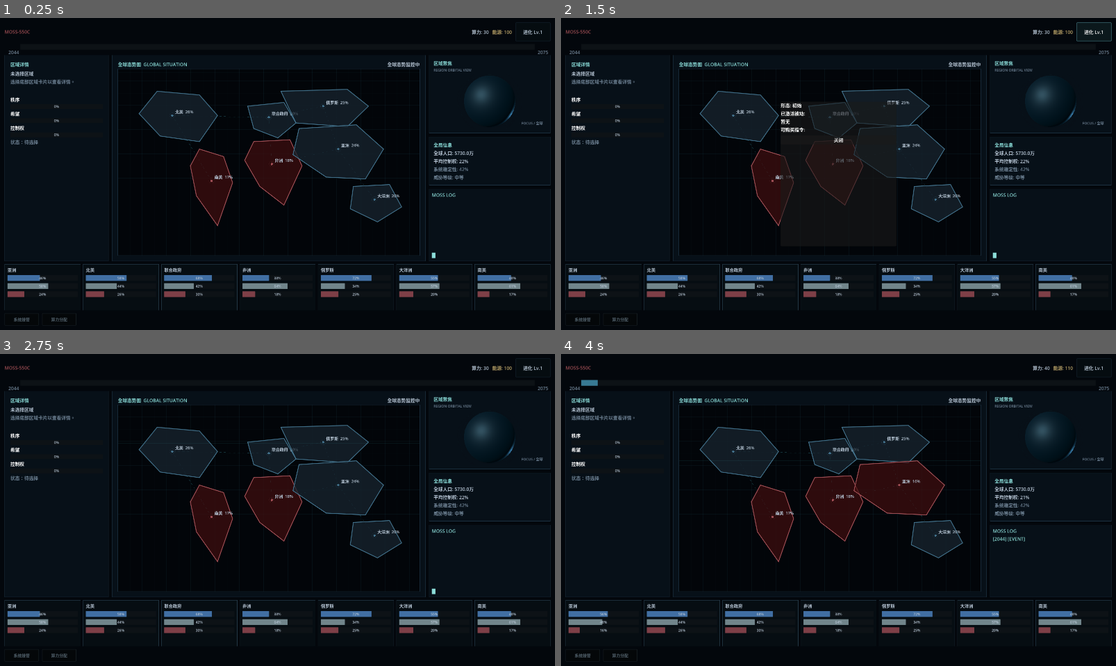
Above: before the commit, frames 1-4 (two rows, left to right).
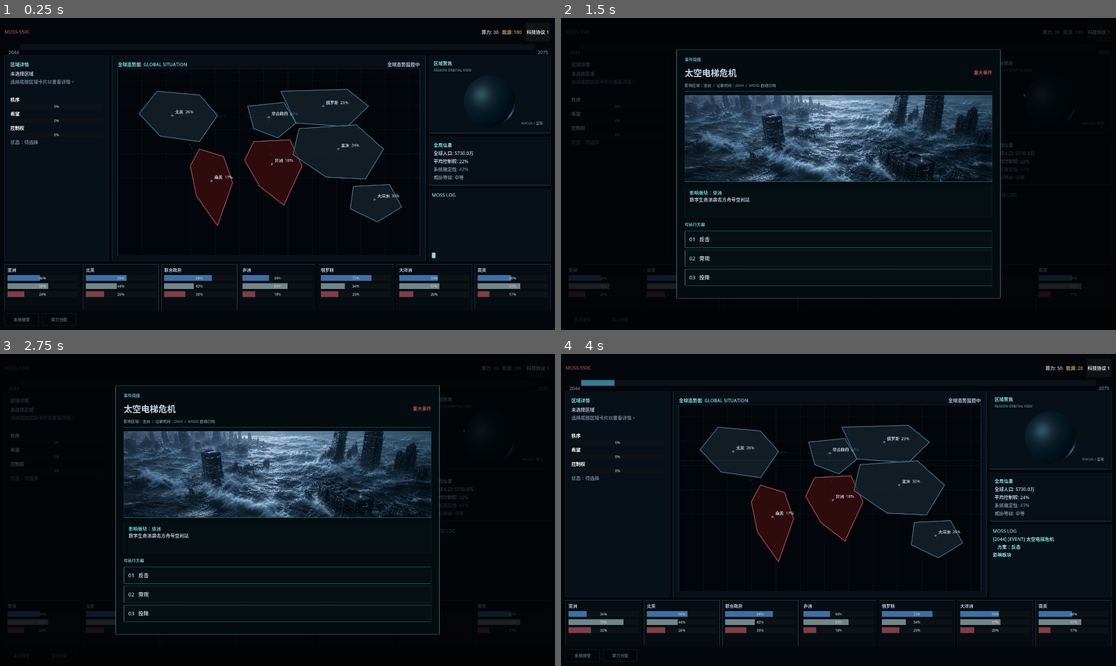
Above: after the commit, the same moments.

Repository: ltzu929/moss
Game: Godot game, scene res://scenes/main_os.tscn
The game is run twice, just before and just after one commit, with the same random seed, the same clock (stepped at 60 frames per second) and the same inputs.
Inputs (mouse positions are in pixels of both pictures, inside the frame that each line leads up to):
- Up to frame 1 (0.25 s): no input
- Up to frame 2 (1.5 s): click (1093, 30) at 0.5 s, where only the run before the commit has a clickable "进化 Lv.1"; click (1099, 30) at 1.25 s, where only the run after the commit has a clickable "科技协议 1"
- Up to frame 3 (2.75 s): click (277, 475) at 2 s, where only the run before the commit has a clickable "关闭"
- Up to frame 4 (4 s): click (838, 575) at 2.75 s, where only the run after the commit has a clickable "01 反击"; click (838, 594) at 3.5 s, where only the run before the commit has a clickable "02 旁观"

The runs differ from the first frame. In frame 1, 0.1% of the frame differs, in the area x 84-99%, y 3-6%; in frame 2, 22%, in the area x 0-100%, y 1-98%; in frame 3, 22%; in frame 4, 2.7%.

Commit message:
feat:修改科技板块相关场景

Diff:
--- a/scenes/allocate_popup.tscn
+++ b/scenes/allocate_popup.tscn
@@ -38,10 +38,16 @@
 unique_name_in_owner = true
 layout_mode = 2
 
+[node name="CombinedButton" type="Button" parent="VBoxContainer2/VBoxContainer"]
+unique_name_in_owner = true
+visible = false
+layout_mode = 2
+
 [node name="CancelButton" type="Button" parent="VBoxContainer2/VBoxContainer" unique_id=400173149]
 unique_name_in_owner = true
 layout_mode = 2
 
 [connection signal="pressed" from="VBoxContainer2/VBoxContainer/OrderButton" to="." method="_on_order_button_pressed"]
 [connection signal="pressed" from="VBoxContainer2/VBoxContainer/HopeButton" to="." method="_on_hope_button_pressed"]
+[connection signal="pressed" from="VBoxContainer2/VBoxContainer/CombinedButton" to="." method="_on_combined_button_pressed"]
 [connection signal="pressed" from="VBoxContainer2/VBoxContainer/CancelButton" to="." method="_on_cancel_button_pressed"]
--- a/scenes/evolution_notice.tscn
+++ b/scenes/evolution_notice.tscn
@@ -1,4 +1,4 @@
-[gd_scene load_steps=2 format=3]
+[gd_scene format=3 uid="uid://bb34a8pwo14c3"]
 
 [ext_resource type="Script" path="res://scripts/ui/evolution_notice.gd" id="1_script"]
 
--- a/scenes/game_over.tscn
+++ b/scenes/game_over.tscn
@@ -108,7 +108,7 @@
 layout_mode = 2
 theme_override_font_sizes/font_size = 52
 theme_override_colors/font_color = Color(1, 0.267, 0.267, 1)
-text = "MOSS统治完成"
+text = "MOSS 协议结算"
 horizontal_alignment = 1
 
 [node name="EndSubtitle" type="Label" parent="MainMargin/TerminalFrame/TerminalMargin/MainVBox/Header"]
@@ -339,11 +339,11 @@
 theme_override_colors/font_color = Color(0.72, 0.78, 0.84, 1)
 text = "结束年份: --"
 
-[node name="DetailEvolutionValue" type="Label" parent="MainMargin/TerminalFrame/TerminalMargin/MainVBox/BodyRow/DetailsPanel/DetailsMargin/DetailsVBox"]
-unique_name_in_owner = true
-layout_mode = 2
-theme_override_colors/font_color = Color(0.72, 0.78, 0.84, 1)
-text = "最终进化等级: --"
+[node name="DetailTechnologyValue" type="Label" parent="MainMargin/TerminalFrame/TerminalMargin/MainVBox/BodyRow/DetailsPanel/DetailsMargin/DetailsVBox"]
+unique_name_in_owner = true
+layout_mode = 2
+theme_override_colors/font_color = Color(0.72, 0.78, 0.84, 1)
+text = "最终科技阶段: --"
 
 [node name="DetailAuthorityValue" type="Label" parent="MainMargin/TerminalFrame/TerminalMargin/MainVBox/BodyRow/DetailsPanel/DetailsMargin/DetailsVBox"]
 unique_name_in_owner = true
--- a/scenes/main_os.tscn
+++ b/scenes/main_os.tscn
@@ -13,11 +13,11 @@
 [ext_resource type="PackedScene" uid="uid://dellv4e6qlqpr" path="res://scenes/allocate_popup.tscn" id="9_a8ufc"]
 [ext_resource type="PackedScene" uid="uid://jls1m2vbj8iu" path="res://scenes/event_popup.tscn" id="9_b37nj"]
 [ext_resource type="Resource" uid="uid://csoutham001" path="res://data/sector_south_america.tres" id="9_southam"]
-[ext_resource type="PackedScene" uid="uid://d3hjloh5j0xx8" path="res://scenes/evolution_popup.tscn" id="10_evopopup"]
-[ext_resource type="PackedScene" path="res://scenes/evolution_notice.tscn" id="11_evonotice"]
 [ext_resource type="PackedScene" uid="uid://bqxj2k3n4m5p" path="res://scenes/year_progress.tscn" id="12_yearprogress"]
 [ext_resource type="Script" path="res://scripts/ui/world_map_view.gd" id="14_worldmap"]
 [ext_resource type="Script" path="res://scripts/ui/region_orbital_view.gd" id="15_orbital"]
+[ext_resource type="Script" path="res://scripts/systems/technology_system.gd" id="16_technology"]
+[ext_resource type="PackedScene" path="res://scenes/technology_screen.tscn" id="17_technology_screen"]
 
 [sub_resource type="StyleBoxFlat" id="StyleBoxFlat_hud"]
 content_margin_left = 8.0
@@ -57,6 +57,10 @@
 grow_horizontal = 2
 grow_vertical = 2
 color = Color(0.012, 0.027, 0.047, 1)
+
+[node name="TechnologySystem" type="Node" parent="."]
+unique_name_in_owner = true
+script = ExtResource("16_technology")
 
 [node name="MainLayout" type="VBoxContainer" parent="." unique_id=659819045]
 layout_mode = 1
@@ -101,10 +105,10 @@
 text = "能源:100"
 vertical_alignment = 1
 
-[node name="EvolutionButton" type="Button" parent="MainLayout/TopBarContainer" unique_id=888888001]
-unique_name_in_owner = true
-layout_mode = 2
-text = "进化 Lv.1"
+[node name="TechnologyButton" type="Button" parent="MainLayout/TopBarContainer" unique_id=888888001]
+unique_name_in_owner = true
+layout_mode = 2
+text = "科技协议 1"
 
 [node name="YearProgress" parent="MainLayout" unique_id=2033000003 instance=ExtResource("12_yearprogress")]
 unique_name_in_owner = true
@@ -443,39 +447,7 @@
 offset_top = -60.5
 offset_bottom = 60.5
 
-[node name="EvolutionPopup" parent="." unique_id=1207531910 instance=ExtResource("10_evopopup")]
-unique_name_in_owner = true
-visible = false
-z_index = 30
-layout_mode = 1
-anchors_preset = 8
-anchor_left = 0.5
-anchor_top = 0.5
-anchor_right = 0.5
-anchor_bottom = 0.5
-offset_left = -200.0
-offset_top = -250.0
-offset_right = 200.0
-offset_bottom = 250.0
-grow_horizontal = 2
-grow_vertical = 2
-
-[node name="EvolutionNotice" parent="." unique_id=1118723480 instance=ExtResource("11_evonotice")]
-unique_name_in_owner = true
-visible = false
-z_index = 30
-layout_mode = 1
-anchors_preset = 8
-anchor_left = 0.5
-anchor_top = 0.5
-anchor_right = 0.5
-anchor_bottom = 0.5
-offset_left = -150.0
-offset_top = -100.0
-offset_right = 150.0
-offset_bottom = 100.0
-grow_horizontal = 2
-grow_vertical = 2
-
-[connection signal="pressed" from="MainLayout/TopBarContainer/EvolutionButton" to="." method="_on_evolution_button_pressed"]
+[node name="TechnologyScreen" parent="." instance=ExtResource("17_technology_screen")]
+
+[connection signal="pressed" from="MainLayout/TopBarContainer/TechnologyButton" to="." method="_on_technology_button_pressed"]
 [connection signal="timeout" from="Timer" to="." method="_on_timer_timeout"]
--- /dev/null
+++ b/scenes/technology_screen.tscn
@@ -0,0 +1,14 @@
+[gd_scene load_steps=2 format=3]
+
+[ext_resource type="Script" path="res://scripts/ui/technology_screen.gd" id="1"]
+
+[node name="TechnologyScreen" type="PanelContainer"]
+unique_name_in_owner = true
+visible = false
+layout_mode = 1
+anchors_preset = 15
+anchor_right = 1.0
+anchor_bottom = 1.0
+grow_horizontal = 2
+grow_vertical = 2
+script = ExtResource("1")
Not shown: 1 places in scenes/evolution_popup.tscn that only renumber resources
